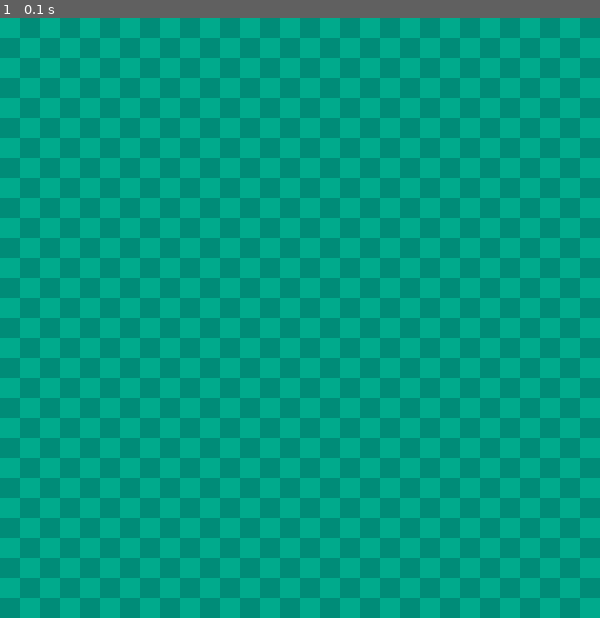
Above: before the commit, frame 1.
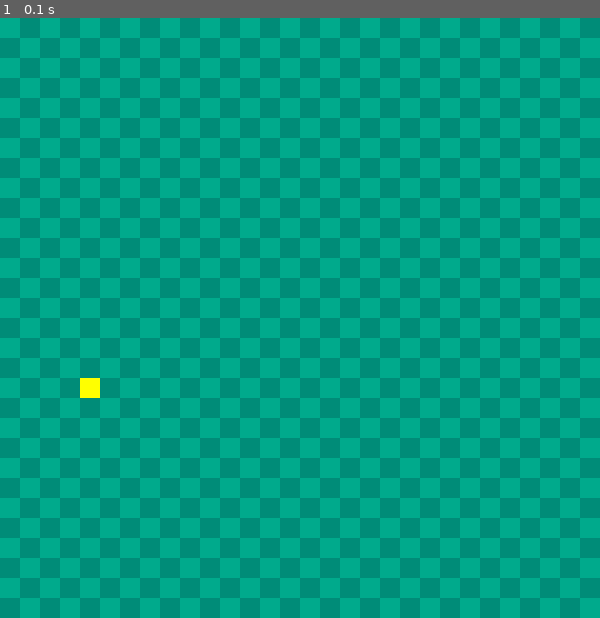
Above: after the commit, the same moment.

Repository: idkwhatitell/Pygame
Game: pygame game, started from SnakePygame.py
Two runs of this game, one before a commit and one after it. Both use one fixed random seed, a clock stepped at 60 frames per second and the inputs below.
Inputs:
- Up to frame 1 (0.1 s): no input

The runs differ from the first frame. In frame 1, 0.1% of the frame differs, in the area x 13-17%, y 60-64%.

Commit message:
food entegration

Diff:
--- a/SnakePygame.py
+++ b/SnakePygame.py
@@ -16,6 +16,22 @@
 down = (0,1)
 right = (1,0)
 left = (-1,0)
+
+class FOOD:
+    def __init__(self):
+        self.position = (0,0)
+        self.color = food_color
+        self.random_position()
+    def random_position(self):
+        self.position = (random.randint(0, grid_width-1)*grid_size, random.randint(0, grid_height-1)*grid_size)
+    def draw(self, surface):
+        rect = pygame.Rect((self.position[0],self.position[1]),(grid_size,grid_size))
+        pygame.draw.rect(surface,self.color,rect)
+
+
+
+
+
 
 def drawGrid(surface):
     for y in range (0,int(grid_height)):
@@ -37,6 +53,8 @@
     surface = pygame.Surface(screen.get_size())
     surface = surface.convert()
 
+    food = FOOD()
+
     while True:
         for event in pygame.event.get():
             if event.type == pygame.QUIT:
@@ -44,6 +62,7 @@
                 sys.exit()
 
         drawGrid(surface)
+        food.draw(surface)
         screen.blit(surface,(0,0))
         pygame.display.update()
 
